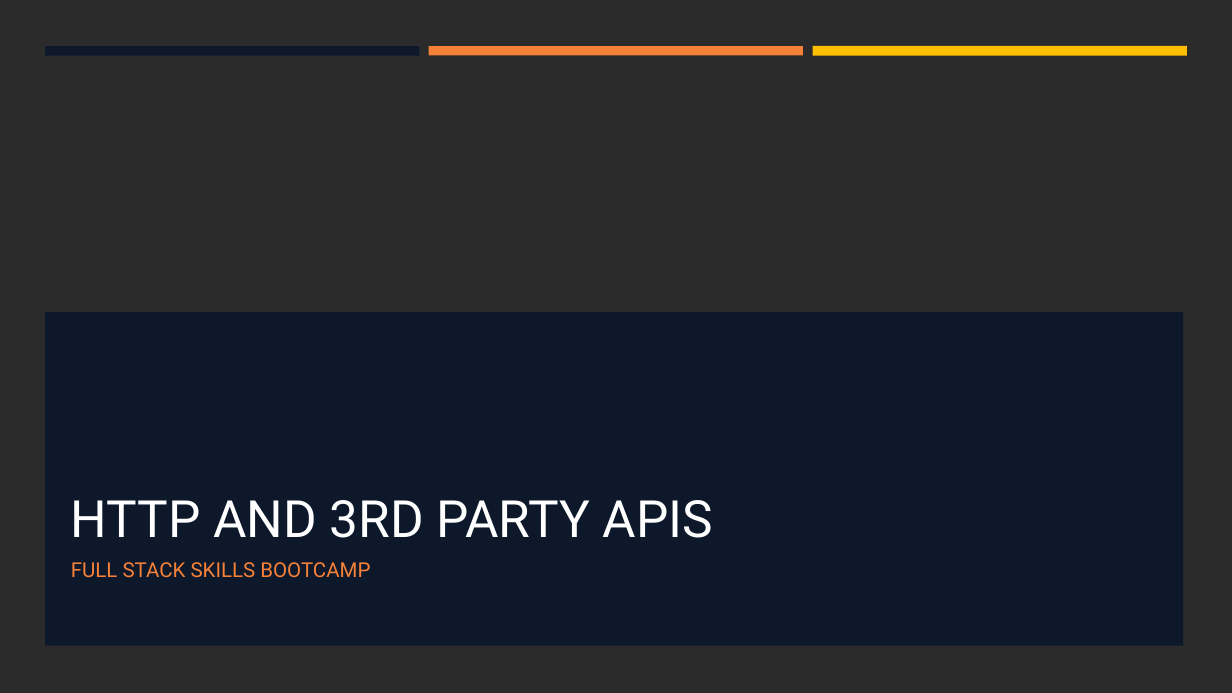
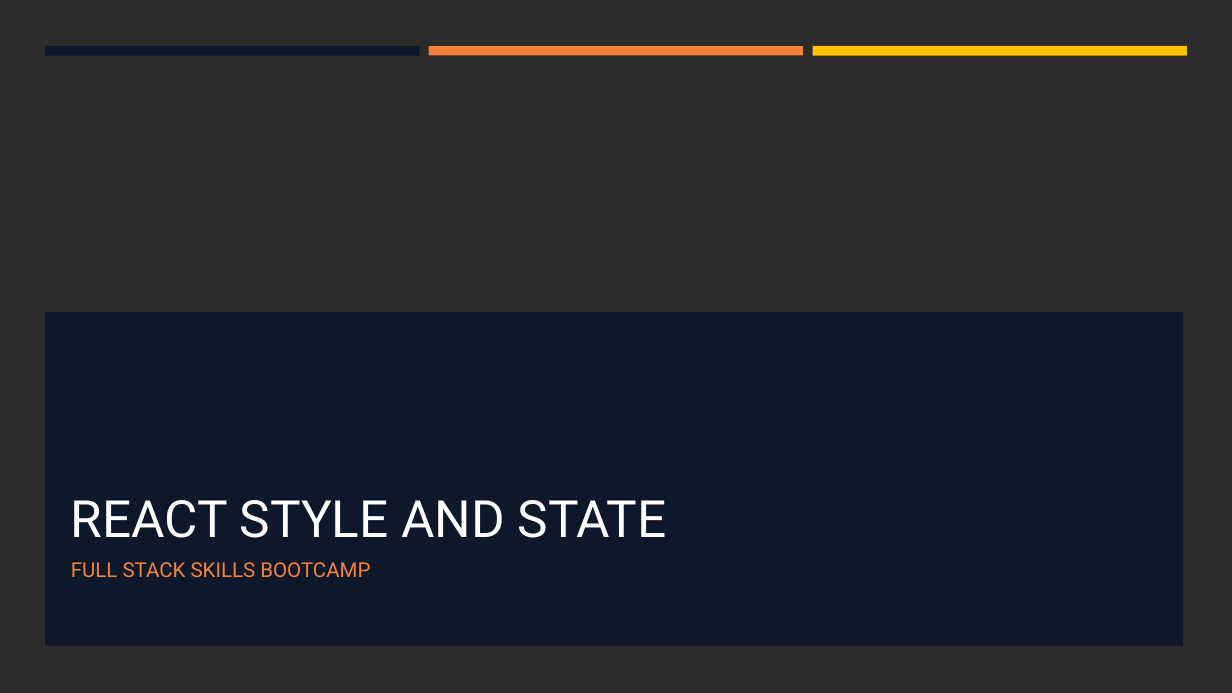
Before and after one commit to hawkeye1900/SBC-Sept24, a slide deck: slide 1 of week-9/W9-S2-Style-and-State/W9-S2-Style-and-State.pptx. Drawn at 1232x693 pixels with LibreOffice and Linux fonts; fonts in the diff are those of the drawing; background and template pictures are left out; a plain dark background stands for a picture behind light text. Boxes give left, top, right and bottom in pixels: in the first picture for what was removed or moved away, otherwise in the second. Text is boxed around its words. In the diff, an @@ line names an element or a change of style, - is before the commit and + after.

```diff
--- a/week-9/W9-S2-Style-and-State/W9-S2-Style-and-State.pptx
+++ b/week-9/W9-S2-Style-and-State/W9-S2-Style-and-State.pptx
@@ title at [71,500,667,538]: text changed @@
-HTTP AND 3RD PARTY APIS
+REACT STYLE AND STATE
```
Also in this commit, not shown: 2 other slides changed, 7 slides added, 9 slides removed.
